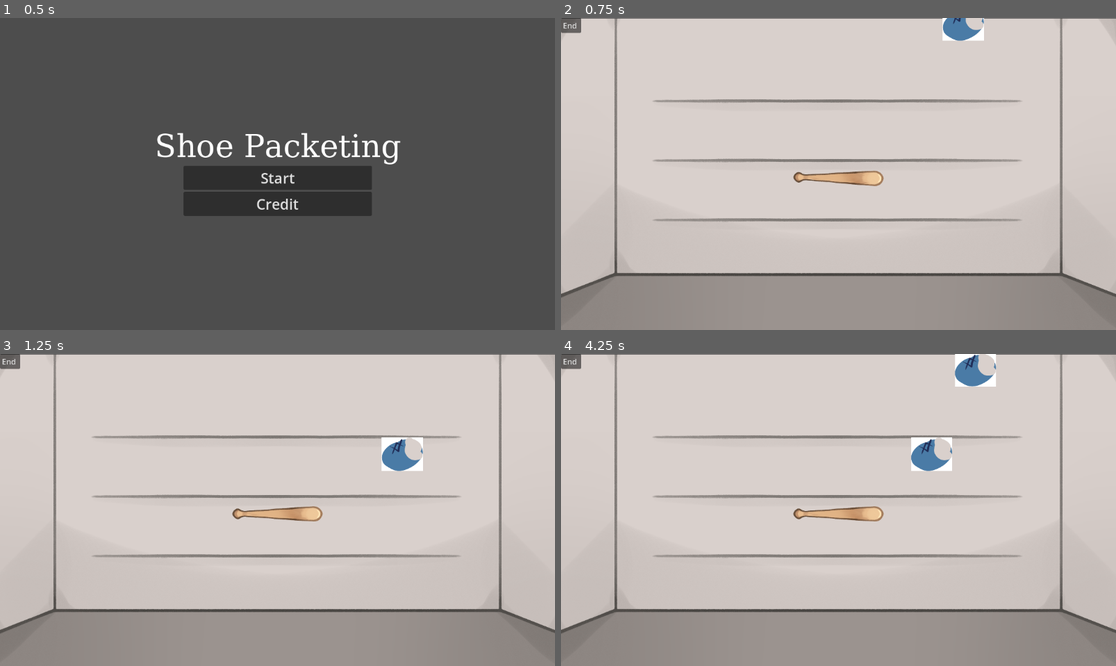
Above: before the commit, frames 1-4 (two rows, left to right).
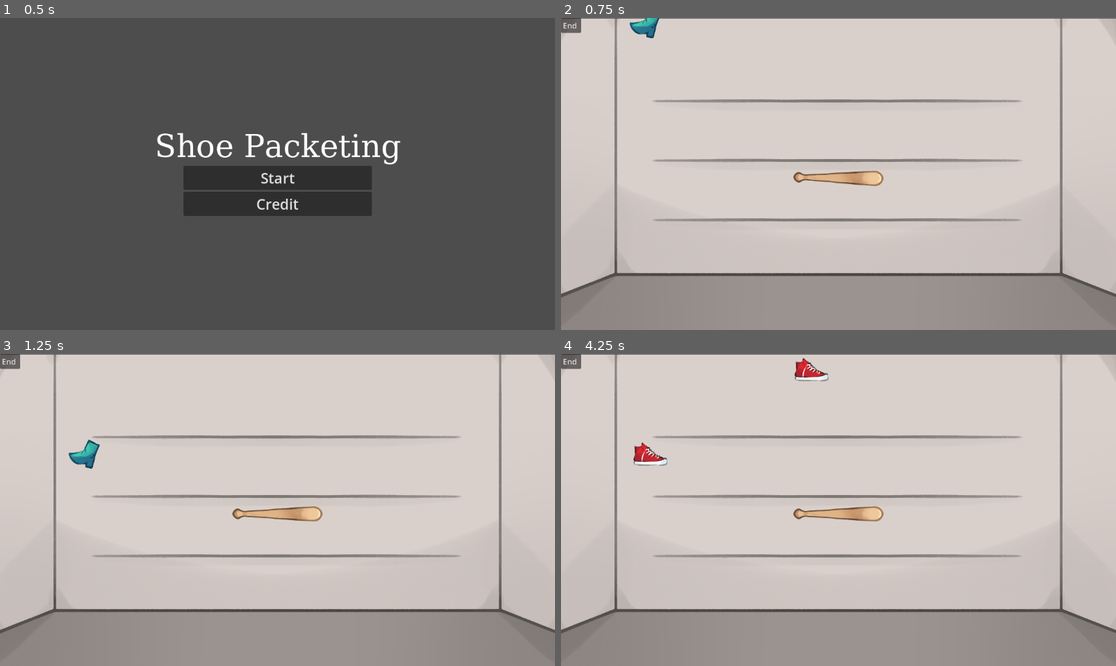
Above: after the commit, the same moments.

Repository: lophtix/winter-game-jam-2024
Game: Godot game, scene res://Scenes/Engine.tscn
The game is run twice, just before and just after one commit, with the same random seed, the same clock (stepped at 60 frames per second) and the same inputs.
Inputs:
- Up to frame 1 (0.5 s): no input
- Up to frame 2 (0.75 s): click "Start" at 0.5 s
- Up to frame 3 (1.25 s): no input
- Up to frame 4 (4.25 s): click "End" at 1.25 s; click "Start" at 2 s; click "End" at 2.75 s; click "Start" at 3.5 s

Frame 1 is identical in both runs. In frame 2, 0.7% of the frame differs, in the area x 12-77%, y 0-8%; in frame 3, 0.9%; in frame 4, 1.8%, in the area x 13-79%, y 0-38%.

Commit message:
Multiple shoe types and bat collider

Diff:
--- a/godot/Scenes/Bat.tscn
+++ b/godot/Scenes/Bat.tscn
@@ -1,14 +1,17 @@
-[gd_scene load_steps=5 format=3 uid="uid://diox8phfgjeou"]
+[gd_scene load_steps=6 format=3 uid="uid://diox8phfgjeou"]
 
 [ext_resource type="Texture2D" uid="uid://bsjnuniem87k1" path="res://assets/Bat.png" id="1_4eyhf"]
 [ext_resource type="Script" path="res://Scripts/Bat.gd" id="1_axv60"]
 
-[sub_resource type="RectangleShape2D" id="RectangleShape2D_yi10k"]
-size = Vector2(172, 588)
+[sub_resource type="CapsuleShape2D" id="CapsuleShape2D_qb77v"]
+radius = 40.0
+height = 255.0
 
-[sub_resource type="CapsuleShape2D" id="CapsuleShape2D_qb77v"]
-radius = 90.0
-height = 450.0
+[sub_resource type="CircleShape2D" id="CircleShape2D_3q7sd"]
+radius = 37.5
+
+[sub_resource type="CircleShape2D" id="CircleShape2D_plail"]
+radius = 27.5
 
 [node name="Bat" type="StaticBody2D"]
 rotation = 1.5708
@@ -18,12 +21,19 @@
 [node name="Bat" type="Sprite2D" parent="."]
 texture = ExtResource("1_4eyhf")
 
-[node name="CollisionShape2D" type="CollisionShape2D" parent="."]
-position = Vector2(-2, -3)
-shape = SubResource("RectangleShape2D_yi10k")
+[node name="WhackArea" type="Area2D" parent="."]
 
-[node name="Area2D" type="Area2D" parent="."]
+[node name="WhackCollider" type="CollisionShape2D" parent="WhackArea"]
+position = Vector2(-0.000380099, -105)
+shape = SubResource("CapsuleShape2D_qb77v")
 
-[node name="CollisionShape2D" type="CollisionShape2D" parent="Area2D"]
-position = Vector2(-2.5, -72.5)
-shape = SubResource("CapsuleShape2D_qb77v")
+[node name="BatCollider1" type="CollisionPolygon2D" parent="."]
+polygon = PackedVector2Array(-37.5007, -200, -14.9993, 182.5, 12.5007, 185, 37.4993, -195)
+
+[node name="BatCollider2" type="CollisionShape2D" parent="."]
+position = Vector2(-0.000714948, -197.5)
+shape = SubResource("CircleShape2D_3q7sd")
+
+[node name="BatCollider3" type="CollisionShape2D" parent="."]
+position = Vector2(0.000742098, 205)
+shape = SubResource("CircleShape2D_plail")
--- a/godot/Scenes/Game.tscn
+++ b/godot/Scenes/Game.tscn
@@ -1,11 +1,14 @@
-[gd_scene load_steps=4 format=3 uid="uid://d01spn6cqch4b"]
+[gd_scene load_steps=6 format=3 uid="uid://d01spn6cqch4b"]
 
 [ext_resource type="Script" path="res://Scripts/Game.gd" id="1_jw4l1"]
+[ext_resource type="PackedScene" uid="uid://drgm0xh2jcavp" path="res://Scenes/Shoes/BlueShoe.tscn" id="2_bl5jx"]
 [ext_resource type="PackedScene" uid="uid://diox8phfgjeou" path="res://Scenes/Bat.tscn" id="2_iuflg"]
 [ext_resource type="Texture2D" uid="uid://dg44k1ajjw6i4" path="res://assets/background.png" id="3_1vuno"]
+[ext_resource type="PackedScene" uid="uid://dmjxj20vlcdu8" path="res://Scenes/Shoes/RedShoe.tscn" id="3_3cwyi"]
 
 [node name="Game" type="Node2D" node_paths=PackedStringArray("container")]
 script = ExtResource("1_jw4l1")
+shoes = Array[PackedScene]([ExtResource("2_bl5jx"), ExtResource("3_3cwyi")])
 container = NodePath("ShoeContainer")
 spawnTimeLow = 0.3
 spawnTimeHigh = 1.2
--- /dev/null
+++ b/godot/Scenes/Shoes/BlueShoe.tscn
@@ -0,0 +1,14 @@
+[gd_scene load_steps=3 format=3 uid="uid://drgm0xh2jcavp"]
+
+[ext_resource type="Script" path="res://Scripts/Shoe.gd" id="1_smiis"]
+[ext_resource type="Texture2D" uid="uid://biseiyeu5lepq" path="res://assets/blue/BlueShoe1.png" id="2_j43b8"]
+
+[node name="Shoe" type="RigidBody2D"]
+script = ExtResource("1_smiis")
+
+[node name="Sprite" type="Sprite2D" parent="."]
+scale = Vector2(0.4, 0.4)
+texture = ExtResource("2_j43b8")
+
+[node name="CollisionPolygon2D" type="CollisionPolygon2D" parent="."]
+polygon = PackedVector2Array(32, -19, 15, 29, -18, 21, -32, -2, -2, -6, 8, -30)
--- /dev/null
+++ b/godot/Scenes/Shoes/RedShoe.tscn
@@ -0,0 +1,15 @@
+[gd_scene load_steps=3 format=3 uid="uid://dmjxj20vlcdu8"]
+
+[ext_resource type="Script" path="res://Scripts/Shoe.gd" id="1_smiis"]
+[ext_resource type="Texture2D" uid="uid://ogkiijopiuva" path="res://assets/red/RedShoe1.png" id="2_54cie"]
+
+[node name="Shoe" type="RigidBody2D"]
+script = ExtResource("1_smiis")
+
+[node name="Sprite" type="Sprite2D" parent="."]
+scale = Vector2(0.4, 0.4)
+texture = ExtResource("2_54cie")
+
+[node name="Collider" type="CollisionPolygon2D" parent="."]
+position = Vector2(2, -0.5)
+polygon = PackedVector2Array(-19, -23.5, 32, 12.5, 32, 23.5, -35, 22.5, -35, -15.5)
--- a/godot/Scripts/Bat.gd
+++ b/godot/Scripts/Bat.gd
@@ -21,12 +21,16 @@
 
 	if is_left_click_down or is_whack_down:
 		chargeMode = true
-		$CollisionShape2D.disabled = true
+		$BatCollider1.disabled = true
+		$BatCollider2.disabled = true
+		$BatCollider3.disabled = true
 
 	if is_left_click_up or is_whack_up:
 		chargeMode = false
-		$CollisionShape2D.disabled = false
-		var bodies: Array[Node2D] = $Area2D.get_overlapping_bodies()
+		$BatCollider1.disabled = false
+		$BatCollider2.disabled = false
+		$BatCollider3.disabled = false
+		var bodies: Array[Node2D] = $WhackArea.get_overlapping_bodies()
 		for body in bodies:
 			if body is Shoe:
 				body.whack(1, Vector2(0,0))
--- a/godot/Scripts/Game.gd
+++ b/godot/Scripts/Game.gd
@@ -4,7 +4,7 @@
 
 var engine : GameEngine
 
-var shoeNode = preload("res://Scenes/Shoe.tscn")
+@export var shoes: Array[PackedScene]
 @export var container : Node2D
 @export var spawnTimeLow = 3.0
 @export var spawnTimeHigh = 6.0
@@ -14,6 +14,7 @@
 	engine = get_node_or_null("..")
 
 func handle_timeout():
+	var shoeNode = shoes[randi() % shoes.size()]
 	var shoeInstance = shoeNode.instantiate()
 	var screenWidth = get_viewport_rect().size.x
 	var xPosition = randf() * screenWidth
Not shown, changed: godot/assets/bat.png.import
